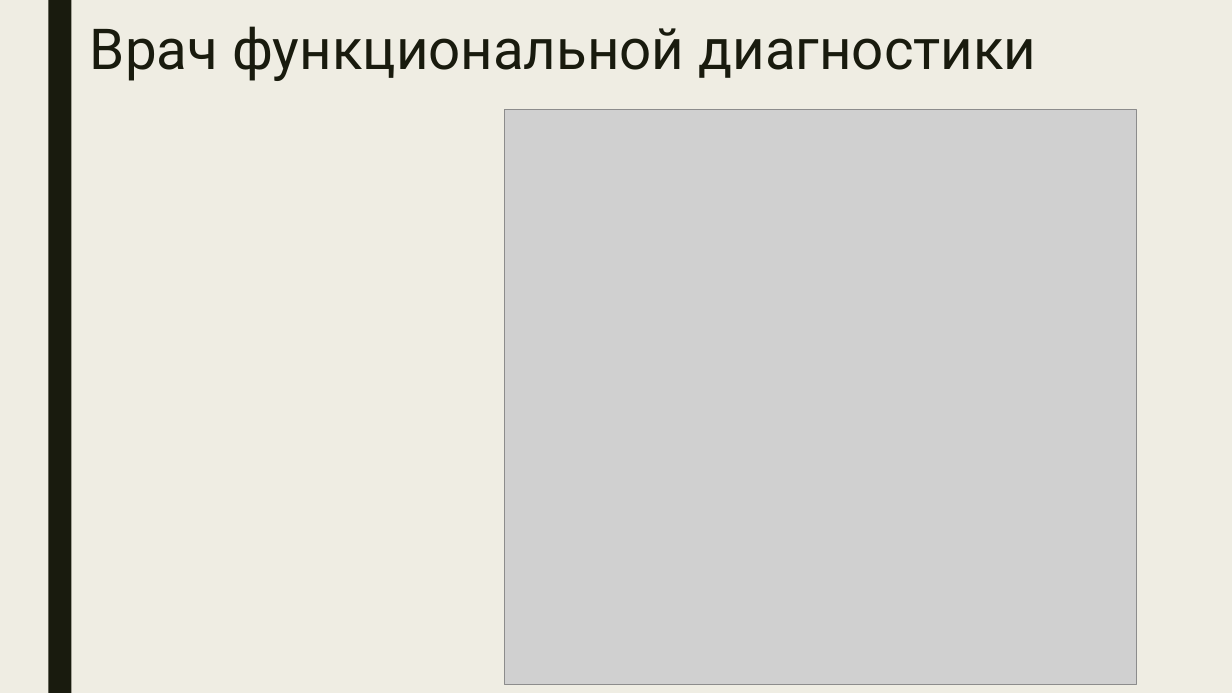
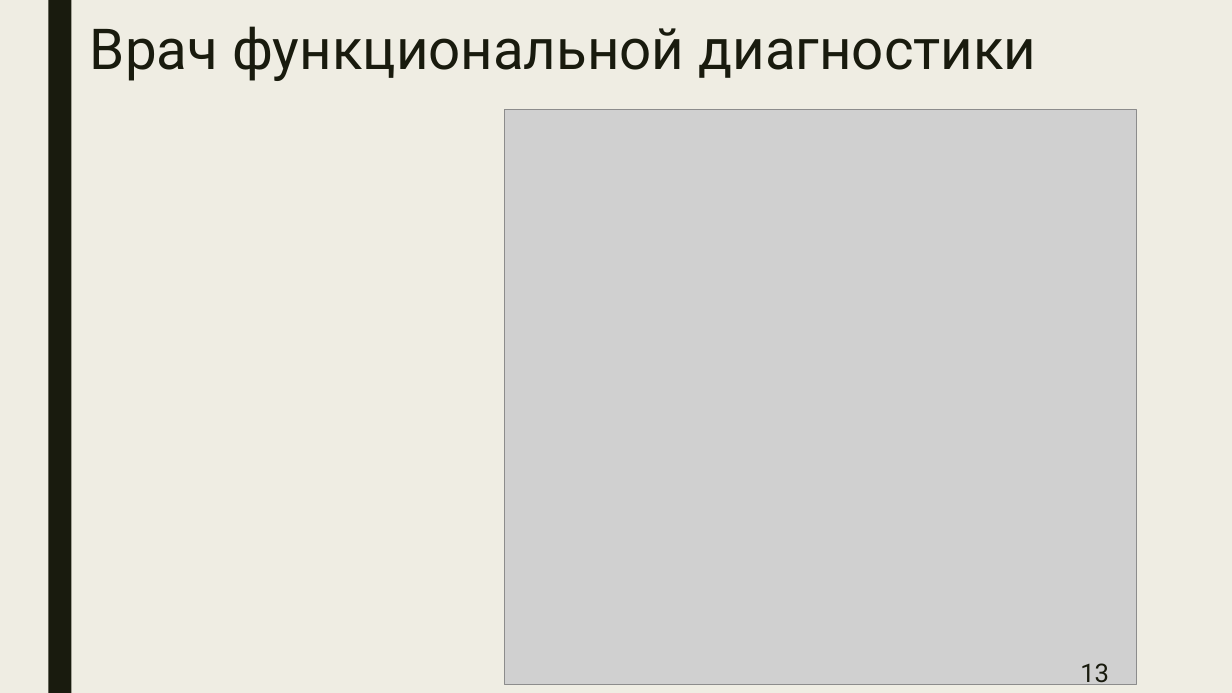
Before and after one commit to TopRuiner/MIS, a slide deck: slide 13 of DOC/ИСТ220-ТП-КП-Презентация-Крылов.pptx. Drawn at 1232x693 pixels with LibreOffice and Linux fonts; fonts in the diff are those of the drawing; grey boxes stand for pictures. Boxes give left, top, right and bottom in pixels: in the first picture for what was removed or moved away, otherwise in the second. Text is boxed around its words. In the diff, an @@ line names an element or a change of style, - is before the commit and + after.

```diff
--- a/DOC/ИСТ220-ТП-КП-Презентация-Крылов.pptx
+++ b/DOC/ИСТ220-ТП-КП-Презентация-Крылов.pptx
@@ page number added at (1080, 663, 1109, 685), 20 pt, text #191B0E @@
+13
```
Also in this commit, not shown: 19 other slides changed, 24 slides added, 23 slides removed, 3 other files.
